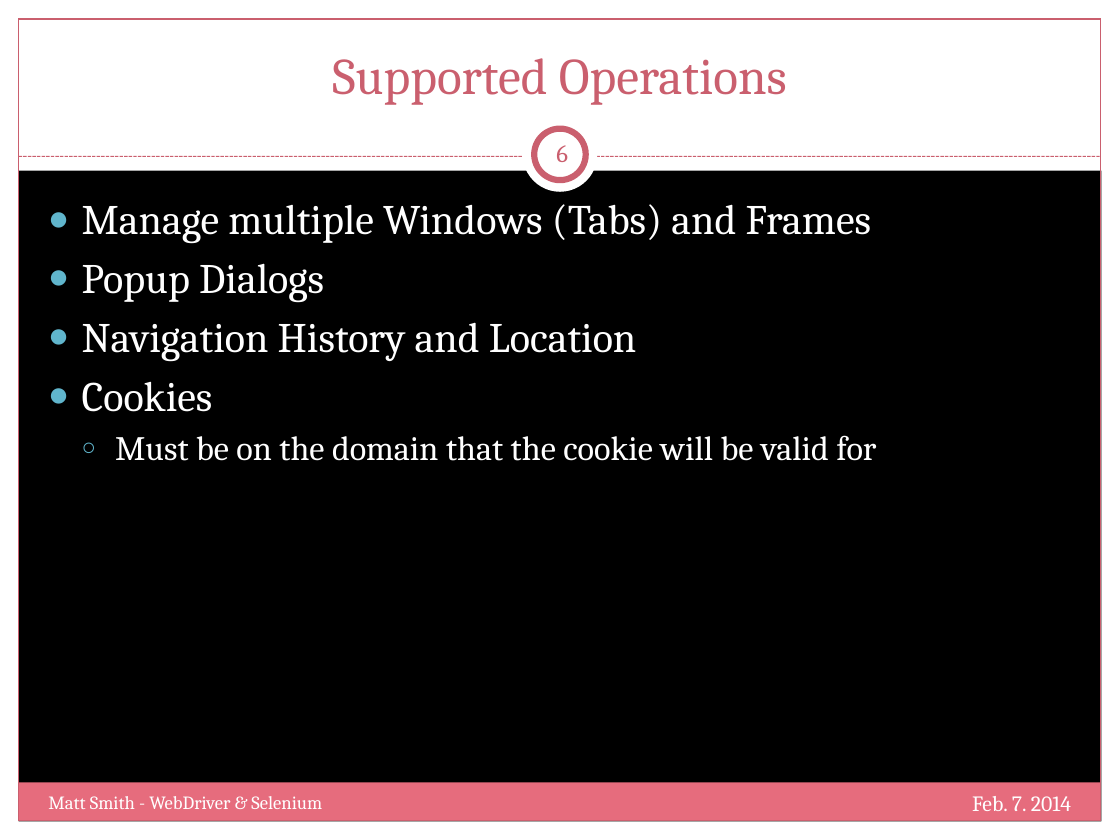
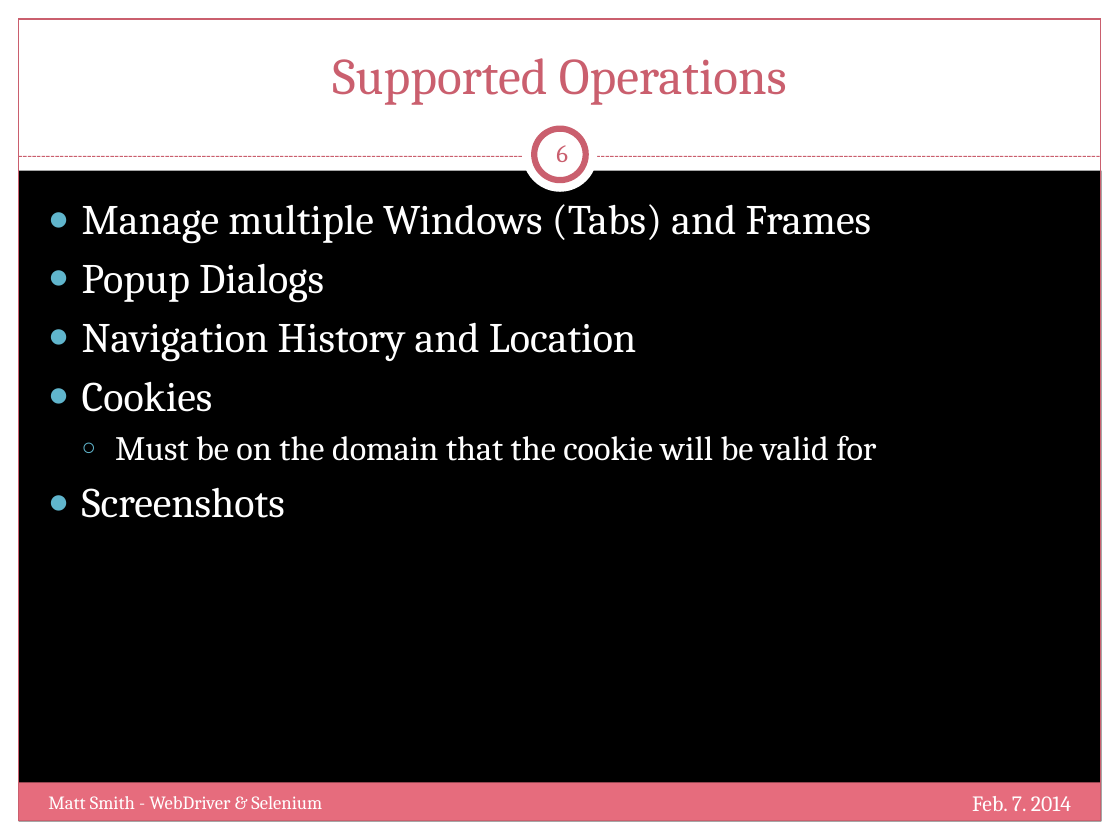
Before and after one commit to mtscout6/my-presentations, a slide deck: slide 6 of WebDriver/Slides.pptx. Drawn at 1120x840 pixels with LibreOffice and Linux fonts; fonts in the diff are those of the drawing; background and template pictures are left out. Boxes give left, top, right and bottom in pixels: in the first picture for what was removed or moved away, otherwise in the second. Text is boxed around its words. In the diff, an @@ line names an element or a change of style, - is before the commit and + after.

```diff
--- a/WebDriver/Slides.pptx
+++ b/WebDriver/Slides.pptx
@@ text at (82, 487, 285, 518): paragraph added @@
+● Screenshots
```
Also in this commit, not shown: 3 other slides changed, 4 slides added, 1 other file.
